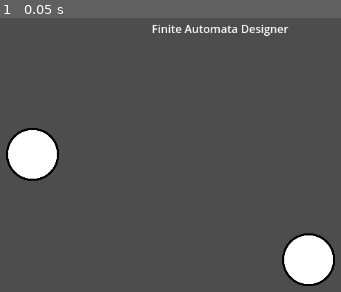
Above: before the commit, frame 1.
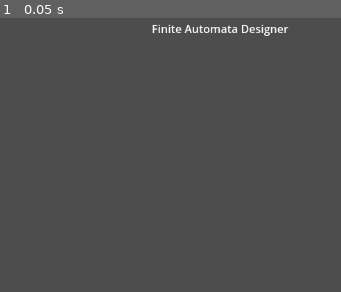
Above: after the commit, the same moment.

Repository: ParthP22/FiniteAutomataDesigner
Game: Godot game, scene res://main.tscn
Same seed, same stepped clock (60 frames per second), same inputs: the game is played once before the commit and once after it.
Inputs:
- Up to frame 1 (0.05 s): no input

The runs differ from the first frame. In frame 1, 4.8% of the frame differs, in the area x 1-99%, y 40-98%.

Commit message:
Area2d and script to handle clicks

Diff:
--- /dev/null
+++ b/finite-automata-designer/click_handler.gd
@@ -0,0 +1,16 @@
+extends Area2D
+
+
+# Called when the node enters the scene tree for the first time.
+func _ready():
+	pass # Replace with function body.
+
+func _input(event):
+	if event is InputEventMouseButton and event.button_index == MOUSE_BUTTON_LEFT and event.pressed:
+		_on_click()
+
+func _on_click():
+	print("Node clicked!")
+# Called every frame. 'delta' is the elapsed time since the previous frame.
+func _process(delta):
+	pass
--- a/finite-automata-designer/main.tscn
+++ b/finite-automata-designer/main.tscn
@@ -1,9 +1,25 @@
-[gd_scene load_steps=3 format=3 uid="uid://ie36c0vdchcp"]
+[gd_scene load_steps=5 format=3 uid="uid://ie36c0vdchcp"]
 
+[ext_resource type="Script" path="res://click_handler.gd" id="1_b0jvf"]
 [ext_resource type="PackedScene" uid="uid://behkyanycuqxc" path="res://label.tscn" id="1_bml3s"]
-[ext_resource type="PackedScene" uid="uid://dh4511i1vxieb" path="res://fa_node.tscn" id="2_rkthm"]
+
+[sub_resource type="GDScript" id="GDScript_dq8ed"]
+script/source = "extends Node2D
+
+# Called when the node enters the scene tree for the first time.
+func _ready():
+	pass # Replace with function body.
+
+# Called every frame. 'delta' is the elapsed time since the previous frame.
+func _process(delta):
+	pass
+"
+
+[sub_resource type="RectangleShape2D" id="RectangleShape2D_5rr84"]
+size = Vector2(1152, 651)
 
 [node name="Main" type="Node2D"]
+script = SubResource("GDScript_dq8ed")
 
 [node name="Label" parent="." instance=ExtResource("1_bml3s")]
 offset_left = 500.0
@@ -15,8 +31,9 @@
 horizontal_alignment = 1
 vertical_alignment = 1
 
-[node name="FA_Node3" parent="." instance=ExtResource("2_rkthm")]
-position = Vector2(328, 243)
+[node name="Area2D" type="Area2D" parent="."]
+script = ExtResource("1_b0jvf")
 
-[node name="FA_Node5" parent="." instance=ExtResource("2_rkthm")]
-position = Vector2(726, 395)
+[node name="CollisionShape2D" type="CollisionShape2D" parent="Area2D"]
+position = Vector2(576, 324)
+shape = SubResource("RectangleShape2D_5rr84")
